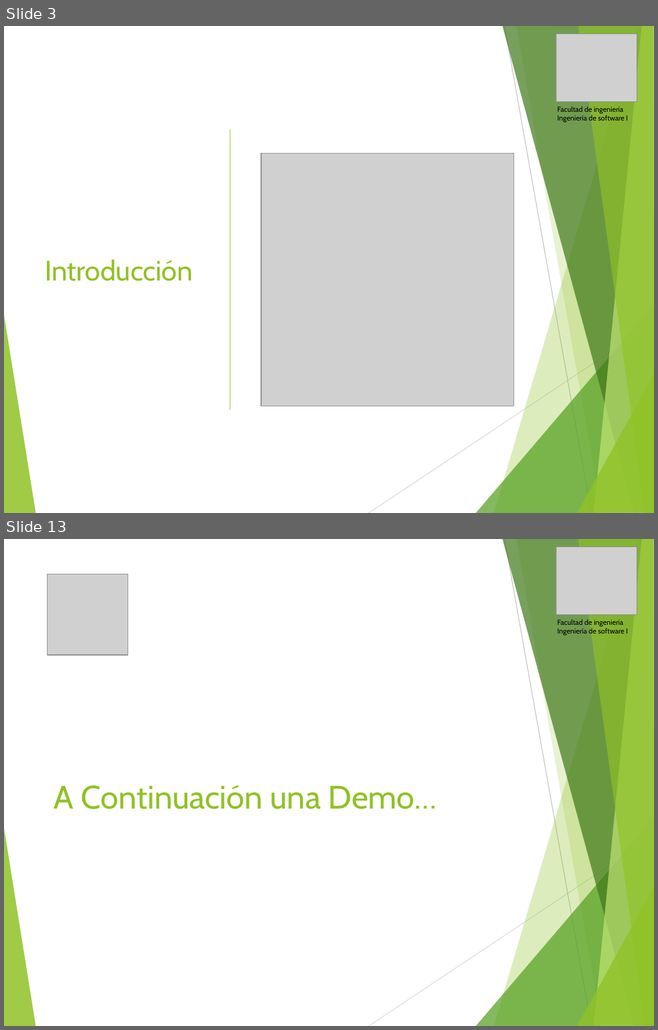
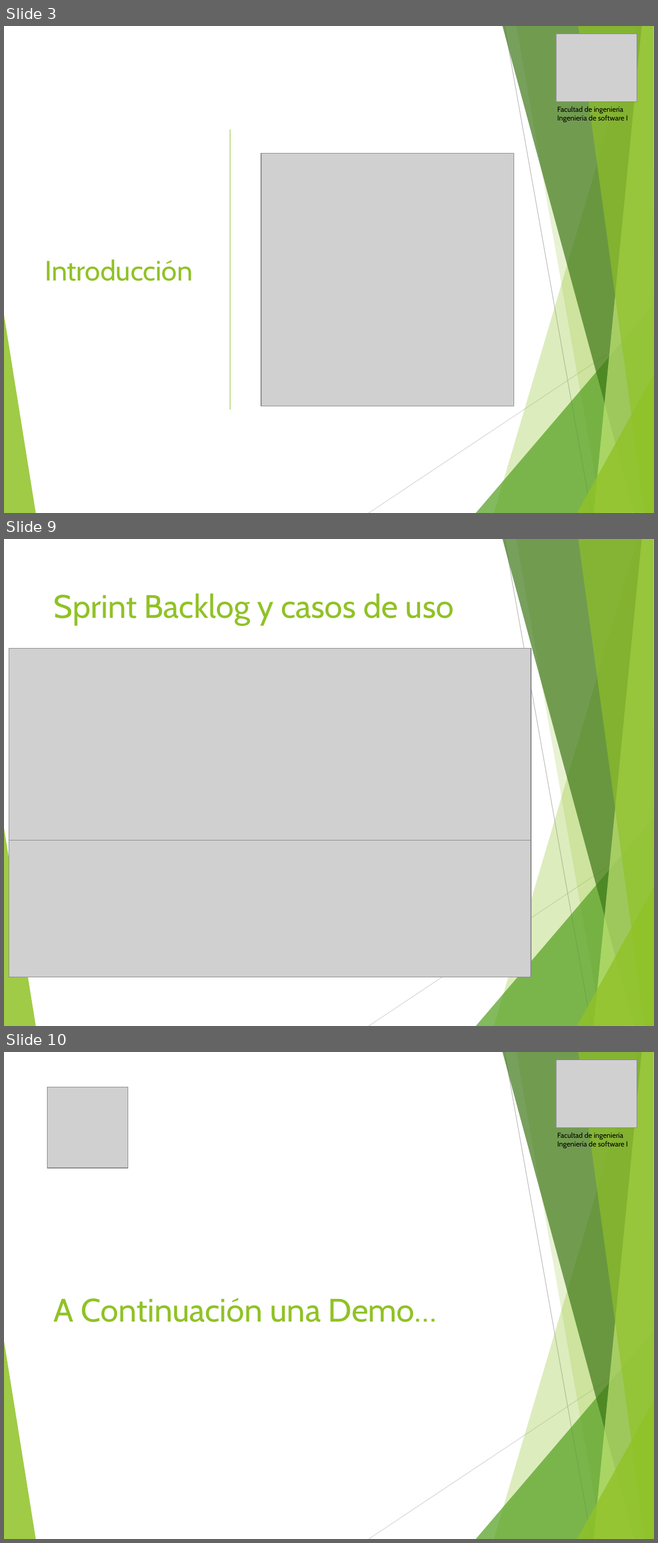
Before and after one commit to vixo23/ING-DE-SOFTWARE, a slide deck: INCREMENTO2/PPTS/PPt Segundo incremento scrum++.pptx. Shown one above the other, each under a label of ours: slides 3 and 13 before the commit, slides 3, 9 and 10 after it; the slides between them are not shown. The pictures are 658x1030 and 658x1543 pixels, drawn with LibreOffice and Linux fonts; fonts in the diff are those of the drawing; grey boxes stand for pictures. Boxes give left, top, right and bottom in pixels: in the first picture for what was removed or moved away, otherwise in the second. Text is boxed around its words. In the diff, an @@ line names an element or a change of style, - is before the commit and + after.

```diff
--- a/INCREMENTO2/PPTS/PPt Segundo incremento scrum++.pptx
+++ b/INCREMENTO2/PPTS/PPt Segundo incremento scrum++.pptx
@@ slide 9 added at box(4, 539, 654, 1026), background #FFFFFF; not listed: 10 template elements that a slide beside it also shows @@
@@ title added at box(54, 594, 453, 625), 36 pt, text #90C226 @@
+Sprint Backlog y casos de uso
@@ picture added at box(9, 648, 531, 841) @@
@@ picture added at box(9, 841, 531, 977) @@
@@ what was slide 13 is now slide 10 @@
```
Also in this commit, not shown: 5 slides changed, 3 other slides added, 6 slides removed.
